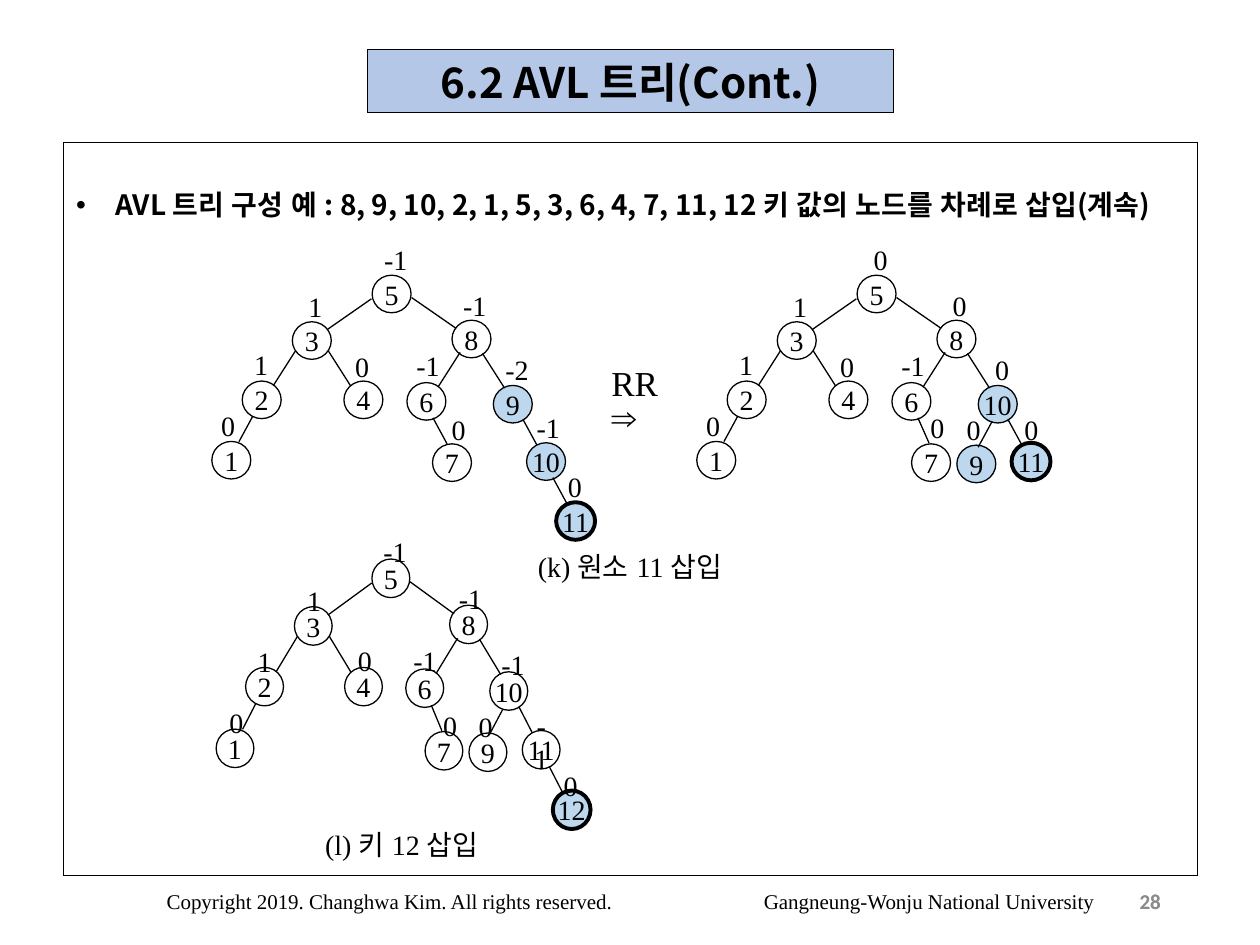
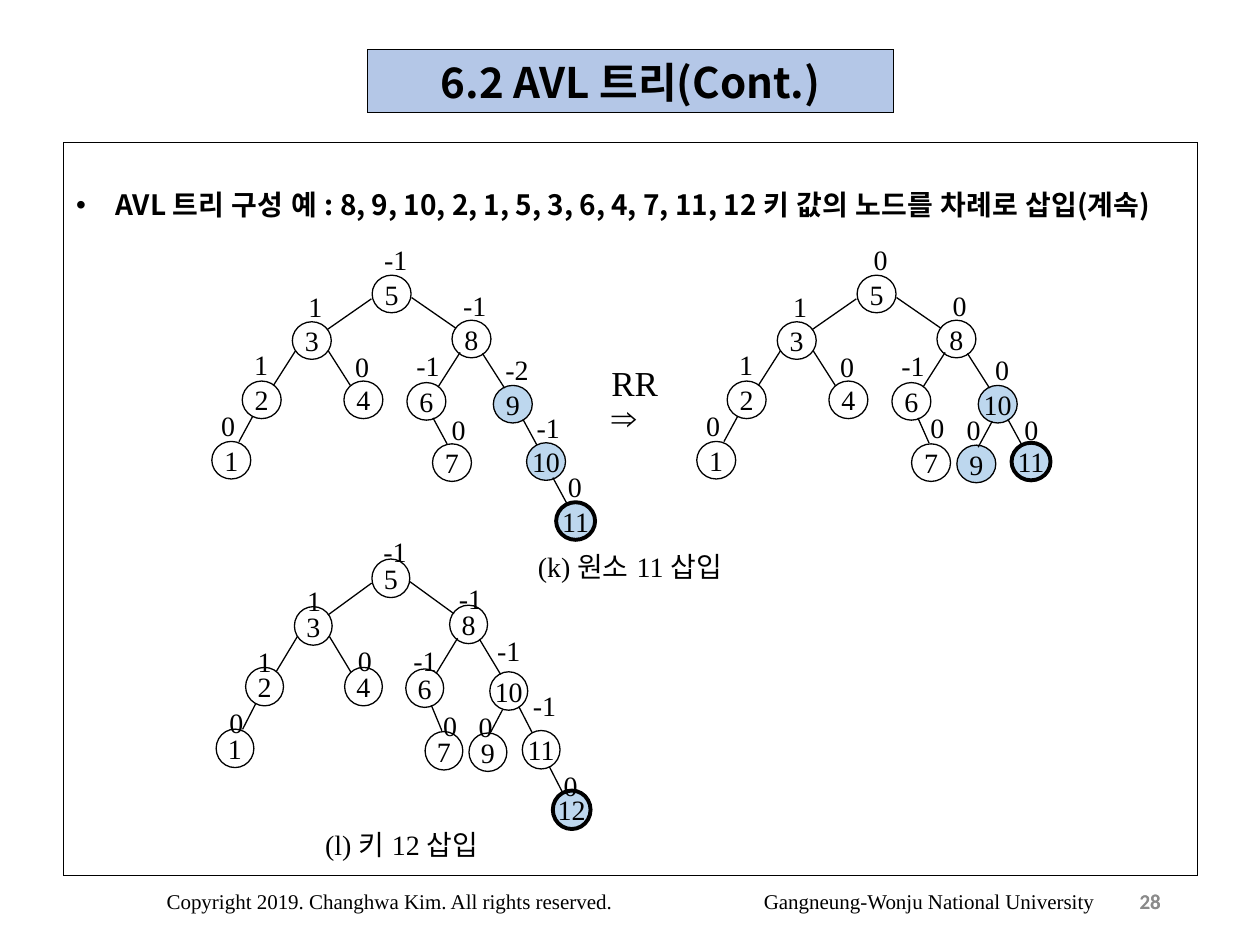
Before and after one commit to eliotjang/CSE_File_Processing_Lecture, a slide deck: slide 28 of Lecture/파일처리6.pptx. Drawn at 1260x945 pixels with LibreOffice and Linux fonts; fonts in the diff are those of the drawing. Boxes give left, top, right and bottom in pixels: in the first picture for what was removed or moved away, otherwise in the second. Text is boxed around its words. In the diff, an @@ line names an element or a change of style, - is before the commit and + after.

```diff
--- a/Lecture/파일처리6.pptx
+++ b/Lecture/파일처리6.pptx
@@ text "-1" rewrapped from (x1=534, y1=748, x2=548, y2=770) to (x1=497, y1=642, x2=520, y2=661) @@
@@ text "-1" rewrapped from (x1=501, y1=656, x2=524, y2=681) to (x1=533, y1=697, x2=556, y2=716) @@
```
Also in this commit, not shown: 7 other slides changed, 34 other files.
